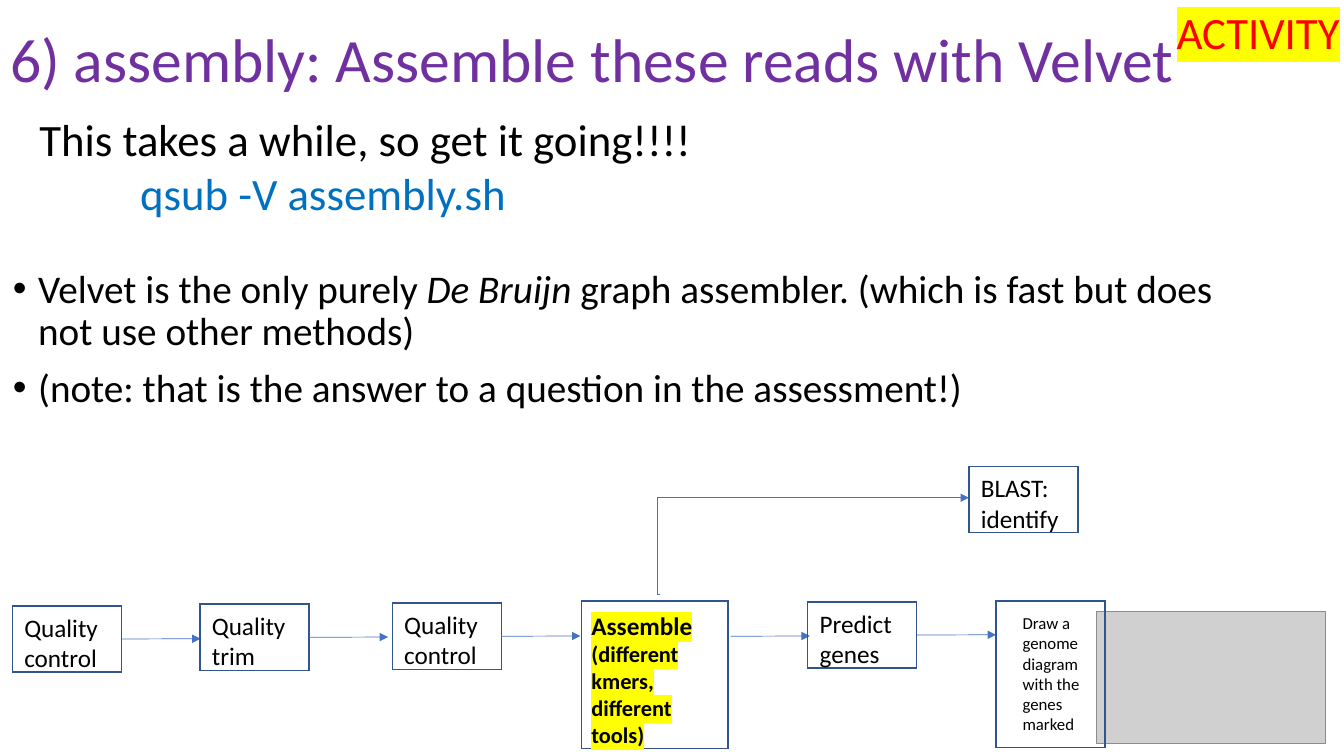
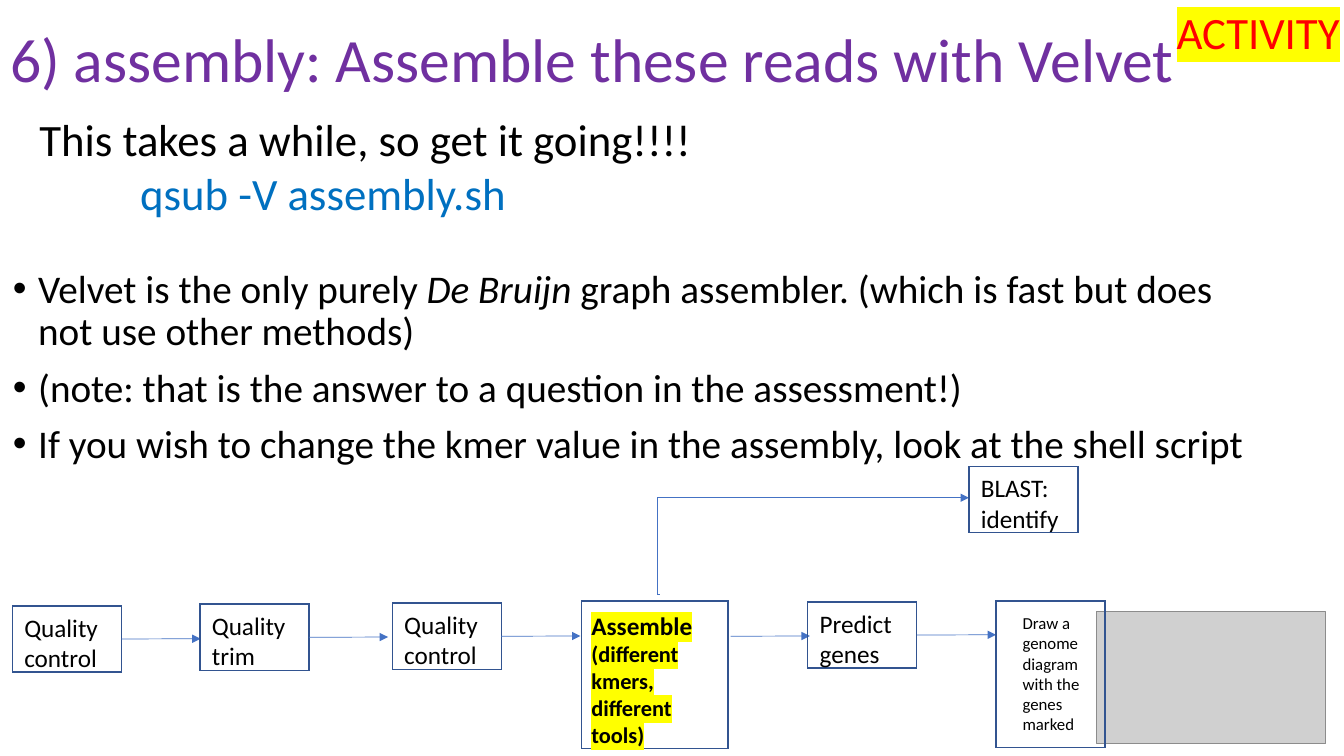
Before and after one commit to peterthorpe5/genome_assembly_workshop, a slide deck: slide 12 of powerpoint/6_assembly.pptx (slide 9 before the commit). Drawn at 1344x756 pixels with LibreOffice and Linux fonts; fonts in the diff are those of the drawing; grey boxes stand for pictures. Boxes give left, top, right and bottom in pixels: in the first picture for what was removed or moved away, otherwise in the second. Text is boxed around its words. In the diff, an @@ line names an element or a change of style, - is before the commit and + after.

```diff
--- a/powerpoint/6_assembly.pptx
+++ b/powerpoint/6_assembly.pptx
@@ text at <box>38,430,1243,468</box>: paragraph added @@
+• If you wish to change the kmer value in the assembly, look at the shell script
```
Also in this commit, not shown: 3 other slides changed, 3 slides added, 1 other file.
